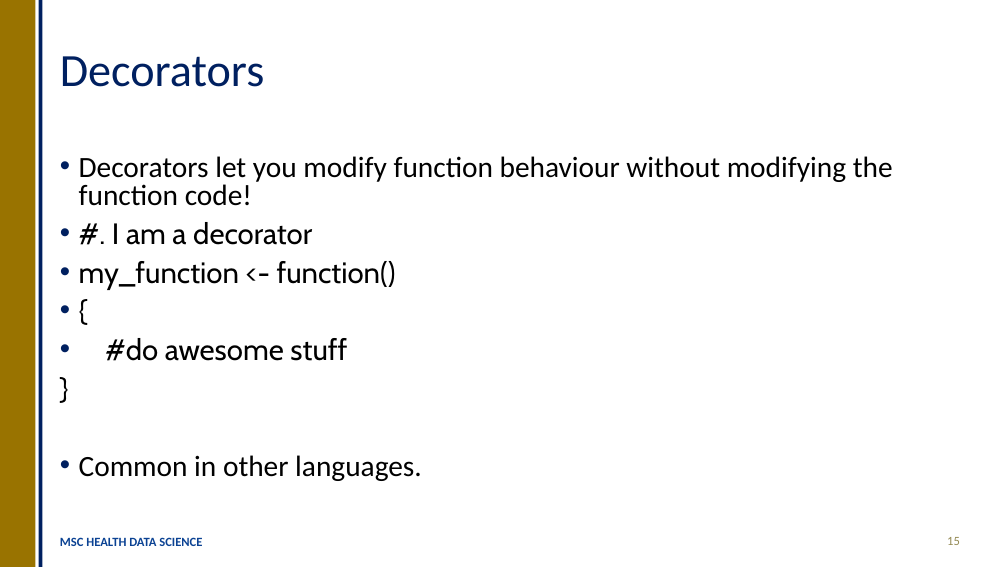
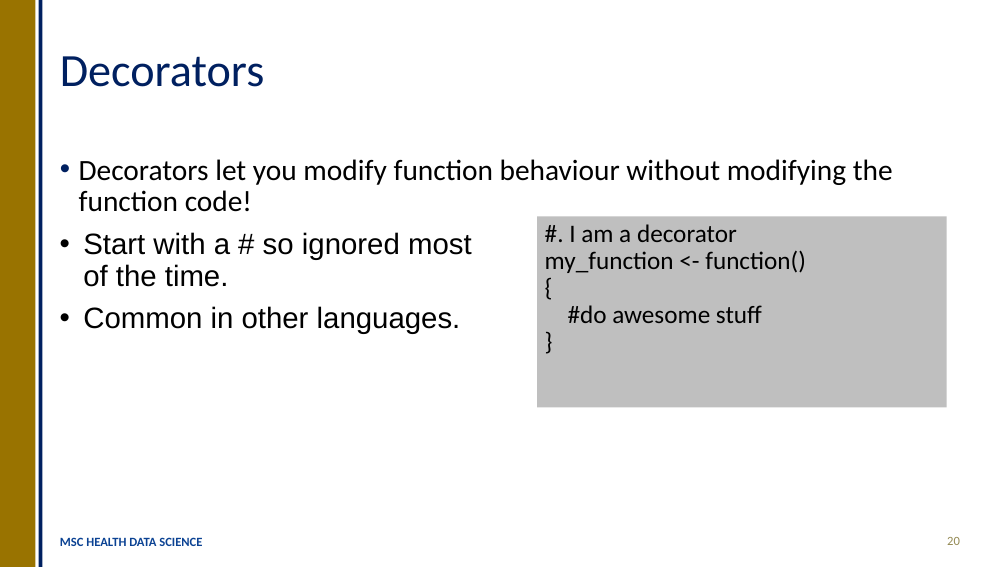
Before and after one commit to OllyButters/HDS-plumber, a slide deck: slide 20 of api_plumber_slides.pptx (slide 15 before the commit). Drawn at 1008x567 pixels with LibreOffice and Linux fonts; fonts in the diff are those of the drawing. Boxes give left, top, right and bottom in pixels: in the first picture for what was removed or moved away, otherwise in the second. Text is boxed around its words. In the diff, an @@ line names an element or a change of style, - is before the commit and + after.

```diff
--- a/api_plumber_slides.pptx
+++ b/api_plumber_slides.pptx
@@ text "Decorators let you modify function ..." at bbox=[79, 159, 893, 212]: line spacing 0.8 to 0.9 @@
@@ text at bbox=[79, 222, 422, 481]: paragraphs removed @@
-#. I am a decorator
-my_function <- function()
-{
-#do awesome stuff
-}
-• Common in other languages.
@@ text added at bbox=[83, 232, 472, 334], 28 pt, text #000000 @@
+• Start with a # so ignored most of the time.
+• Common in other languages.
@@ rectangle added at bbox=[538, 216, 948, 407], fill #BFBFBF, 24 pt, text #000000 @@
+#. I am a decorator
+my_function <- function()
+{
+#do awesome stuff
+}
@@ page number at bbox=[947, 537, 960, 545]: text changed @@
-15
+20
```
Also in this commit, not shown: 8 other slides changed, 7 slides added, 4 other files.
